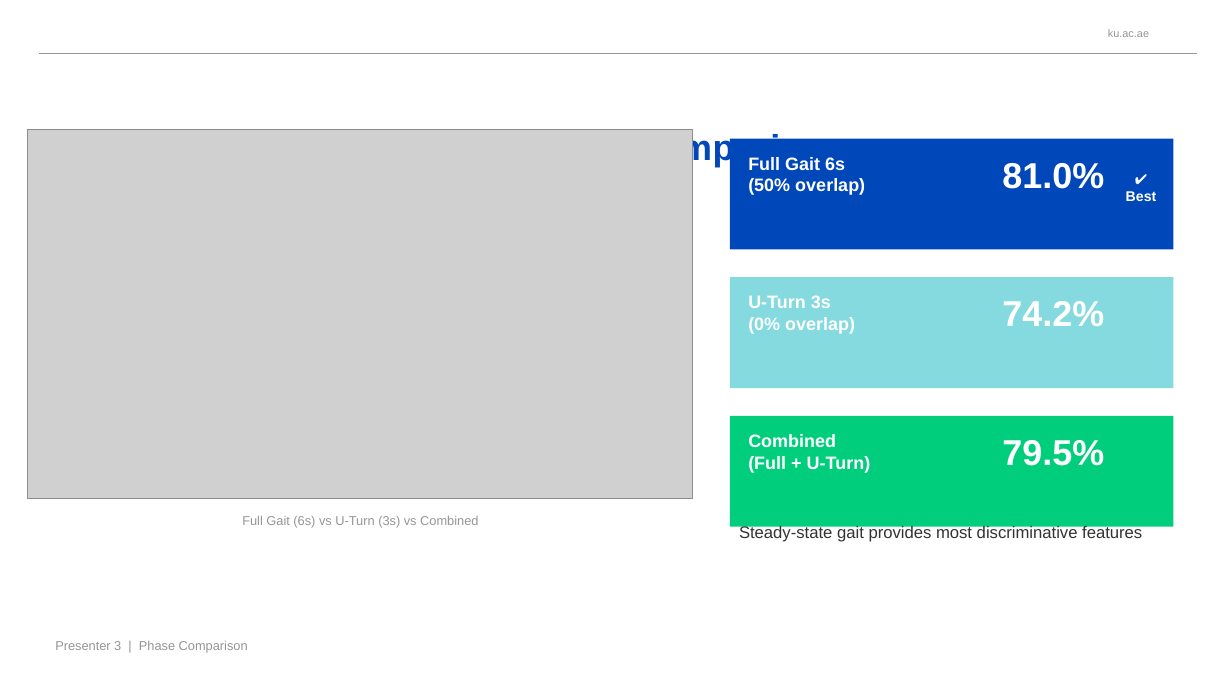
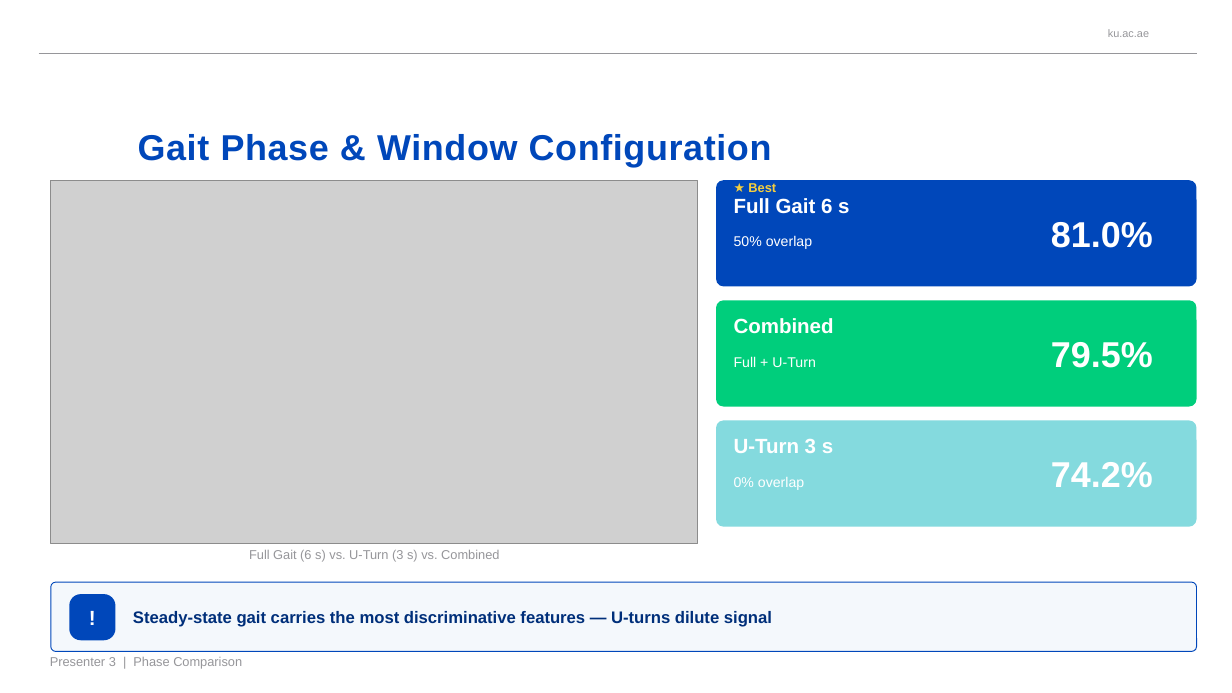
Before and after one commit to LukeLi97/BMED712, a slide deck: slide 9 of results/Final_Presentation_Track_A.pptx (slide 12 before the commit). Drawn at 1232x693 pixels with LibreOffice and Linux fonts; fonts in the diff are those of the drawing; grey boxes stand for pictures; background and template pictures are left out. Boxes give left, top, right and bottom in pixels: in the first picture for what was removed or moved away, otherwise in the second. Text is boxed around its words. In the diff, an @@ line names an element or a change of style, - is before the commit and + after.

```diff
--- a/results/Final_Presentation_Track_A.pptx
+++ b/results/Final_Presentation_Track_A.pptx
@@ title at box(138, 134, 772, 167): text changed @@
-Gait Phase & Configuration Comparison
+Gait Phase & Window Configuration
@@ rectangle removed at box(730, 139, 1174, 250) @@
@@ picture: place and size @@
-picture at box(28, 129, 693, 499)
+picture at box(51, 180, 698, 544)
@@ rounded rectangle added at box(716, 180, 1197, 287), fill #0047BA @@
@@ text added at box(734, 198, 849, 214), 16 pt, text #FFFFFF, bold @@
+Full Gait 6 s
@@ text at box(748, 183, 776, 192): text changed; size 11 to 10 pt; text colour #FFFFFF to #F5CE3E @@
-✔ Best
+★ Best
@@ text "81.0%": place and size @@
-text "81.0%" at box(1002, 163, 1104, 189)
+text "81.0%" at box(1051, 222, 1153, 248)
@@ text at box(734, 235, 812, 249): text changed; size 14 to 11 pt; bold off @@
-Full Gait 6s
-(50% overlap)
+50% overlap
@@ rectangle removed at box(730, 277, 1174, 388) @@
@@ text removed at box(748, 295, 855, 334) @@
-U-Turn 3s
-(0% overlap)
@@ rounded rectangle added at box(716, 300, 1197, 407), fill #00CE7C @@
@@ text added at box(734, 318, 834, 334), 16 pt, text #FFFFFF, bold @@
+Combined
@@ text "79.5%": place and size @@
-text "79.5%" at box(1002, 440, 1104, 466)
+text "79.5%" at box(1051, 342, 1153, 368)
@@ text at box(734, 356, 815, 367): text changed; size 14 to 11 pt; bold off @@
-Combined
-(Full + U-Turn)
+Full + U-Turn
@@ rectangle removed at box(730, 416, 1174, 527) @@
@@ rounded rectangle added at box(716, 421, 1197, 527), fill #84DADE @@
@@ text added at box(734, 439, 833, 453), 16 pt, text #FFFFFF, bold @@
+U-Turn 3 s
@@ text "74.2%": place and size @@
-text "74.2%" at box(1002, 301, 1104, 326)
+text "74.2%" at box(1051, 462, 1153, 487)
@@ text added at box(734, 477, 804, 490), 11 pt, text #FFFFFF @@
+0% overlap
@@ text at box(249, 550, 499, 562): text changed @@
-Full Gait (6s) vs U-Turn (3s) vs Combined
+Full Gait (6 s) vs. U-Turn (3 s) vs. Combined
@@ rounded rectangle added at box(51, 582, 1197, 652), fill #F4F8FC, outline #0047BA 0.75 pt @@
@@ rounded rectangle added at box(69, 594, 116, 640), fill #0047BA @@
@@ text added at box(69, 594, 116, 640), 16 pt, text #FFFFFF, bold @@
+!
@@ vertical alignment top to middle in 4 elements at box(1051, 222, 1153, 248), box(1051, 342, 1153, 368), box(1051, 462, 1153, 487), box(133, 611, 772, 627) @@
@@ text at box(133, 611, 772, 627): text changed; text colour #333333 to #002F7A; bold on @@
-Steady-state gait provides most discriminative features
+Steady-state gait carries the most discriminative features — U-turns dilute signal
@@ text "Presenter 3 | Phase Comparison": place and size @@
-text "Presenter 3 | Phase Comparison" at box(55, 641, 248, 653)
+text "Presenter 3 | Phase Comparison" at box(50, 657, 242, 668)
```
Also in this commit, not shown: 13 other slides changed, 4 slides removed, 1 other file.
